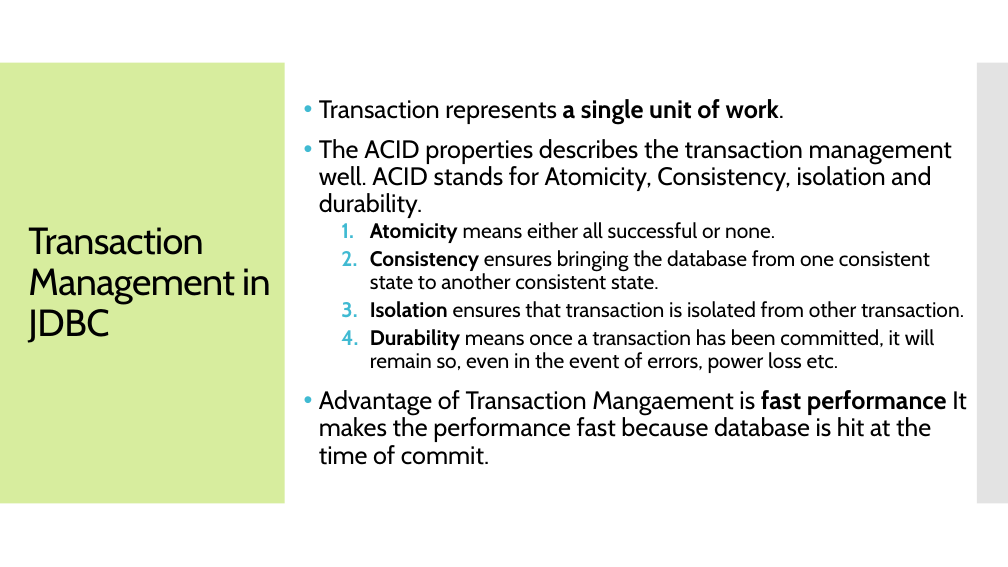
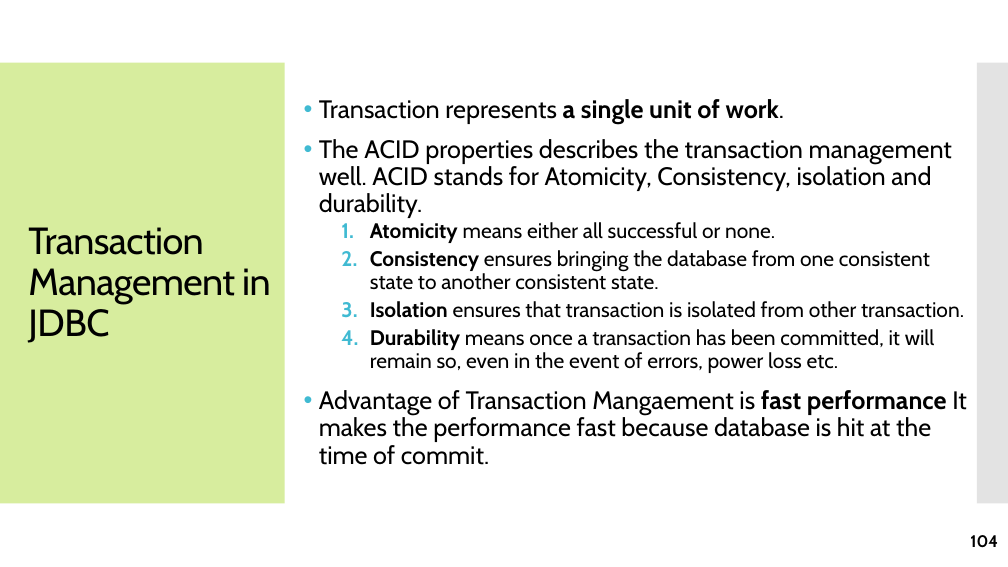
Before and after one commit to jrambasana/AJP2022-code, a slide deck: slide 104 of AJP Slides/AJP - Unit 2 - JDBC.pptx. Drawn at 1008x567 pixels with LibreOffice and Linux fonts; fonts in the diff are those of the drawing. Boxes give left, top, right and bottom in pixels: in the first picture for what was removed or moved away, otherwise in the second. Text is boxed around its words. In the diff, an @@ line names an element or a change of style, - is before the commit and + after.

```diff
--- a/AJP Slides/AJP - Unit 2 - JDBC.pptx
+++ b/AJP Slides/AJP - Unit 2 - JDBC.pptx
@@ page number added at bbox=[970, 535, 998, 548], 16 pt, text #000000, bold @@
+104
```
Also in this commit, not shown: 106 other slides changed, 11 other files.
